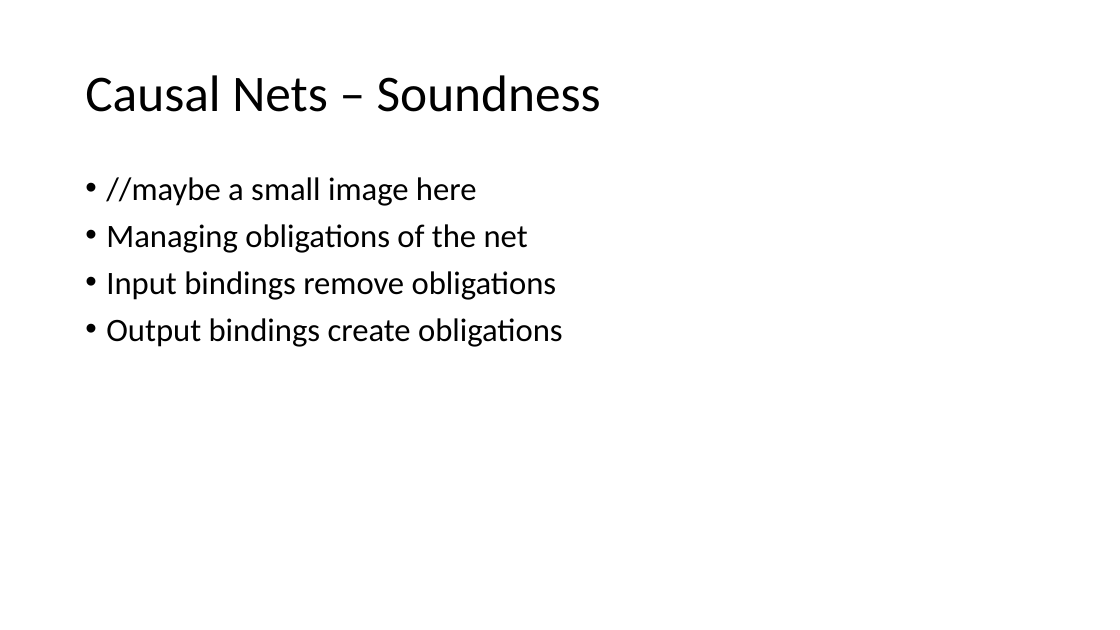
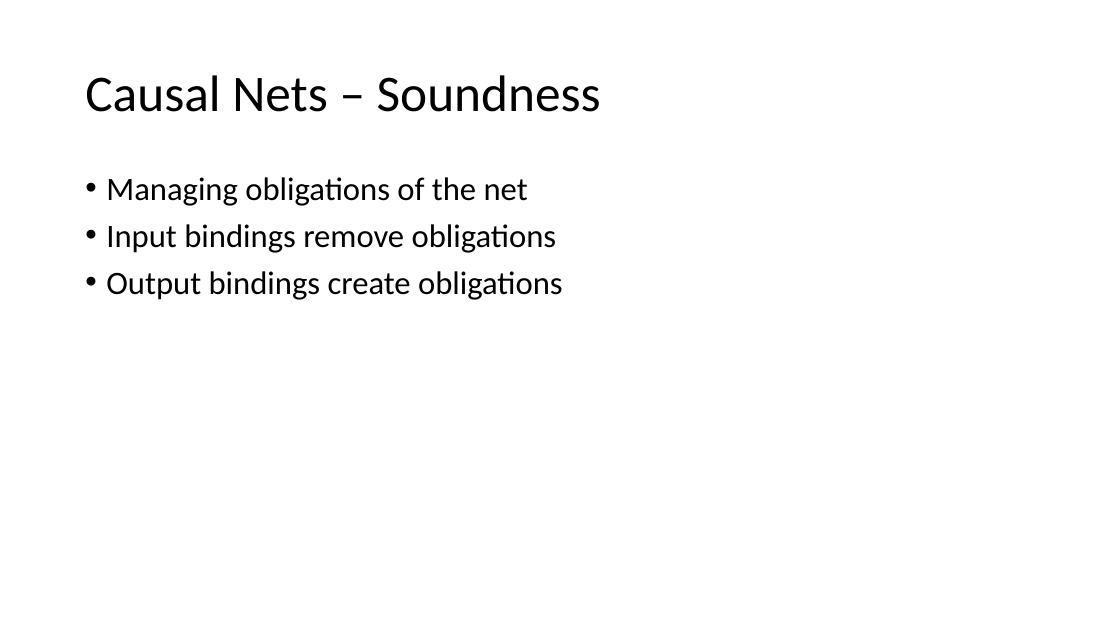
Before and after one commit to kensekense/unige-spring-2020, a slide deck: slide 16 of presentation2_CSAmodeling.pptx. Drawn at 1120x630 pixels with LibreOffice and Linux fonts; fonts in the diff are those of the drawing. Boxes give left, top, right and bottom in pixels: in the first picture for what was removed or moved away, otherwise in the second. Text is boxed around its words. In the diff, an @@ line names an element or a change of style, - is before the commit and + after.

```diff
--- a/presentation2_CSAmodeling.pptx
+++ b/presentation2_CSAmodeling.pptx
@@ text at (106,177,477,206): paragraph removed @@
-• //maybe a small image here
```
Also in this commit, not shown: 2 other slides changed, 2 slides added.
